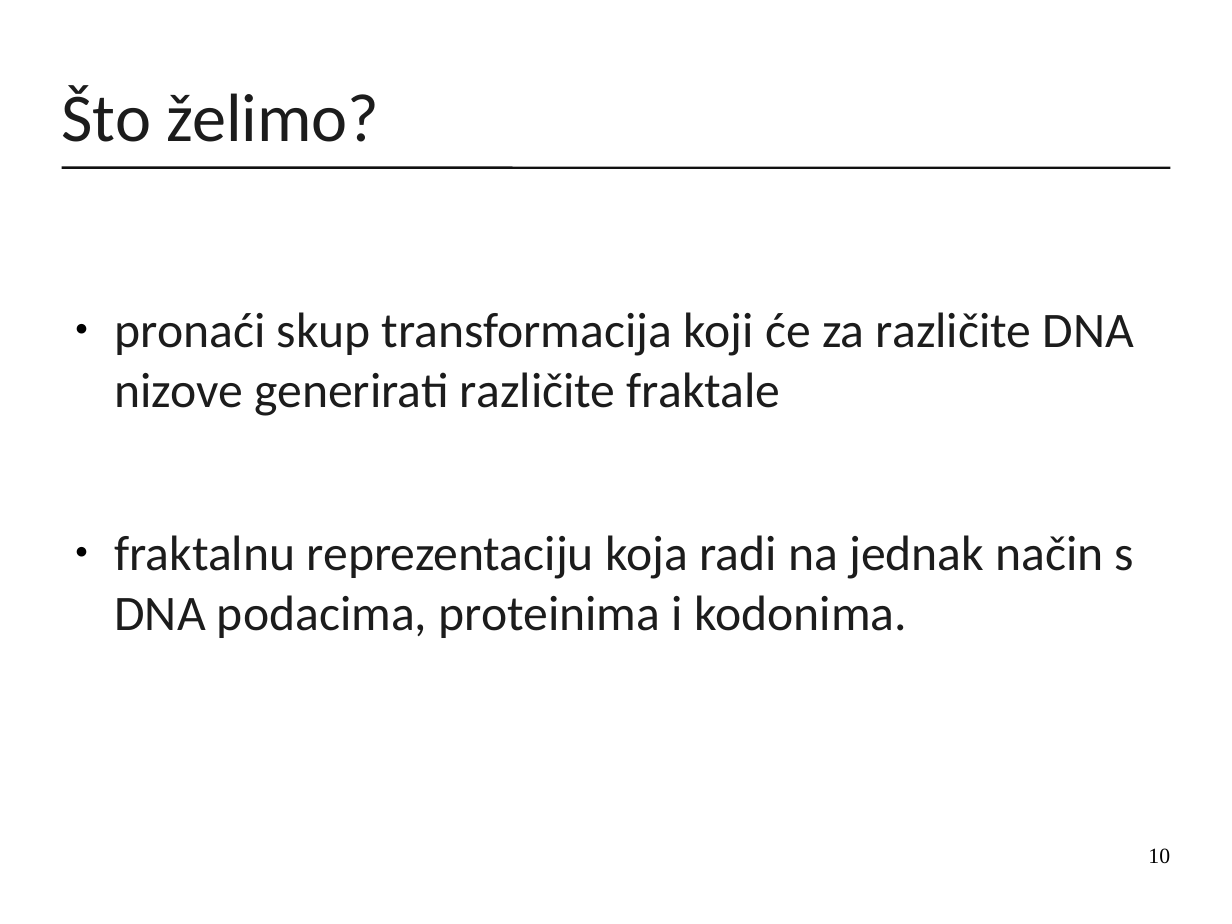
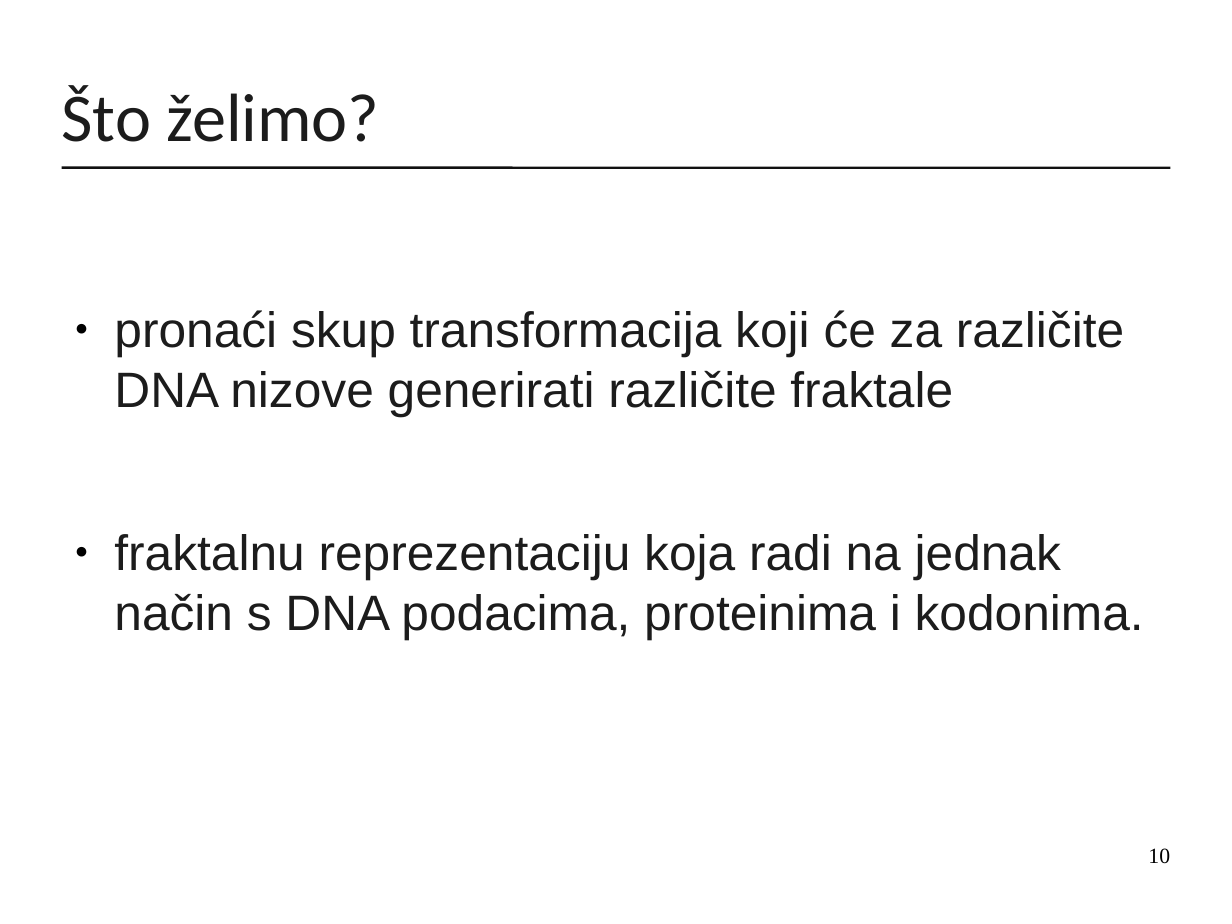
Before and after one commit to mirjamsk/DNAdrivenIFS, a slide deck: slide 10 of CD_bundle/prezentacija.odp. Drawn at 1232x924 pixels with LibreOffice and Linux fonts; fonts in the diff are those of the drawing. Boxes give left, top, right and bottom in pixels: in the first picture for what was removed or moved away, otherwise in the second. Text is boxed around its words. In the diff, an @@ line names an element or a change of style, - is before the commit and + after.

```diff
--- a/CD_bundle/prezentacija.odp
+++ b/CD_bundle/prezentacija.odp
@@ text "pronaći skup transformacija koji će ..." at box(114, 310, 1144, 639): font Calibri to Arial @@
```
Also in this commit, not shown: 10 other slides changed, 2 other files.
